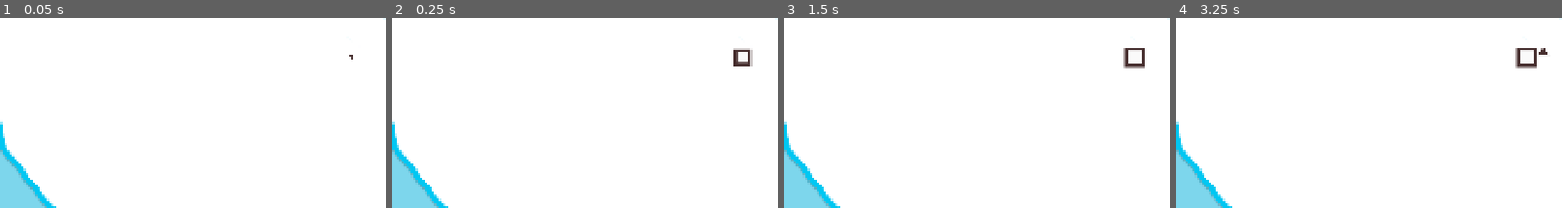
Above: before the commit, frames 1-4 (left to right).
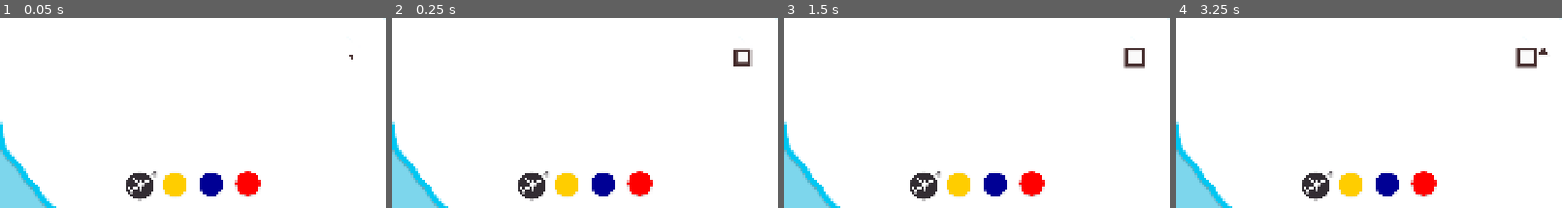
Above: after the commit, the same moments.

Repository: top-it-090304/Holding-Pattern
Game: Godot game, scene res://scene/Main.tscn
Two runs of this game, one before a commit and one after it. Both use one fixed random seed, a clock stepped at 60 frames per second and the inputs below.
Inputs (mouse positions are % of the whole screen's width and height, from its top left):
- Up to frame 1 (0.05 s): no input
- Up to frame 2 (0.25 s): no input
- Up to frame 3 (1.5 s): click (45, 94) at 0.52 s; click (49, 94) at 1.27 s
- Up to frame 4 (3.25 s): click (54, 94) at 2.02 s; click (45, 94) at 2.77 s
The pictures show only the part of the screen within x 22-72%, y 50-100%; the shares and areas given below are measured in that part.

The runs differ from the first frame. In frame 1, 2.7% of the frame differs, in the area x 32-68%, y 80-97%; in frame 2, 2.7%; in frame 3, 2.7%; in frame 4, 2.7%.

Commit message:
UI: update in main

Diff:
--- a/scene/Main.tscn
+++ b/scene/Main.tscn
@@ -35,13 +35,15 @@
 wait_time = 24.0
 autostart = true
 
-[node name="YellowButton" type="Button" parent="." unique_id=1877033529]
+[node name="UI" type="CanvasLayer" parent="." unique_id=1579573212]
+
+[node name="YellowButton" type="Button" parent="UI" unique_id=1877033529]
 modulate = Color(1, 1, 0, 1)
 texture_filter = 6
-offset_left = 1056.0
-offset_top = 878.0
-offset_right = 1255.1267
-offset_bottom = 1077.1267
+offset_left = 826.0
+offset_top = 906.9999
+offset_right = 1025.1267
+offset_bottom = 1106.1267
 scale = Vector2(0.36157924, 0.36157924)
 toggle_mode = true
 button_pressed = true
@@ -50,14 +52,15 @@
 icon = ExtResource("3_mnmej")
 flat = true
 expand_icon = true
-
-[node name="BlueButton" type="Button" parent="." unique_id=1888030756]
+metadata/_edit_use_anchors_ = true
+
+[node name="BlueButton" type="Button" parent="UI" unique_id=1888030756]
 modulate = Color(0, 0, 1, 1)
 texture_filter = 6
-offset_left = 1147.0
-offset_top = 874.0
-offset_right = 1334.4795
-offset_bottom = 1061.4795
+offset_left = 916.00006
+offset_top = 906.0
+offset_right = 1103.4795
+offset_bottom = 1093.4795
 scale = Vector2(0.38400003, 0.38400003)
 toggle_mode = true
 action_mode = 0
@@ -66,13 +69,13 @@
 flat = true
 expand_icon = true
 
-[node name="RedButton" type="Button" parent="." unique_id=1218500919]
+[node name="RedButton" type="Button" parent="UI" unique_id=1218500919]
 modulate = Color(1, 0, 0, 1)
 texture_filter = 6
-offset_left = 1234.0
-offset_top = 878.0
-offset_right = 1424.2109
-offset_bottom = 1060.4998
+offset_left = 1006.0003
+offset_top = 906.00006
+offset_right = 1196.2112
+offset_bottom = 1088.4998
 scale = Vector2(0.4, 0.4)
 toggle_mode = true
 action_mode = 0
@@ -81,18 +84,18 @@
 flat = true
 expand_icon = true
 
-[node name="CountFly" type="TextureRect" parent="." unique_id=1910985803]
-texture_filter = 6
-offset_left = 974.0
-offset_top = 874.0
-offset_right = 1045.0
-offset_bottom = 945.0
+[node name="CountFly" type="TextureRect" parent="UI" unique_id=1910985803]
+texture_filter = 6
+offset_left = 735.0
+offset_top = 910.0
+offset_right = 806.0
+offset_bottom = 981.0
 mouse_filter = 0
 texture = ExtResource("6_eik88")
 expand_mode = 1
 script = ExtResource("7_s5yxy")
 
-[node name="TexturePlaneGhost" type="TextureRect" parent="." unique_id=1382701883]
+[node name="TexturePlaneGhost" type="TextureRect" parent="UI" unique_id=1382701883]
 visible = false
 offset_left = 2871.0
 offset_top = -344.0
@@ -100,16 +103,18 @@
 offset_bottom = -284.0
 texture = ExtResource("8_eik88")
 
-[node name="CountPlaneZero" type="TextureRect" parent="." unique_id=28308419]
-offset_right = 40.0
-offset_bottom = 40.0
+[node name="CountPlaneZero" type="TextureRect" parent="UI" unique_id=28308419]
+offset_left = -71.0
+offset_top = -260.0
+offset_right = -31.0
+offset_bottom = -220.0
 metadata/_edit_use_anchors_ = true
 
-[node name="CountPlane" type="Label" parent="." unique_id=328349660]
-offset_left = 861.0
-offset_top = 894.0
-offset_right = 881.0
-offset_bottom = 917.0
+[node name="CountPlane" type="Label" parent="UI" unique_id=328349660]
+offset_left = 800.0
+offset_top = 898.0
+offset_right = 820.0
+offset_bottom = 930.0
 label_settings = SubResource("LabelSettings_pnqar")
 script = ExtResource("9_pnqar")
 
@@ -236,6 +241,6 @@
 zoom = Vector2(1.9, 1.9)
 
 [connection signal="timeout" from="Timer" to="." method="_on_spawn_timer_timeout"]
-[connection signal="toggled" from="YellowButton" to="." method="_on_yb_toggled"]
-[connection signal="toggled" from="BlueButton" to="." method="_on_bb_toggled"]
-[connection signal="toggled" from="RedButton" to="." method="_on_rb_toggled"]
+[connection signal="toggled" from="UI/YellowButton" to="." method="_on_yb_toggled"]
+[connection signal="toggled" from="UI/BlueButton" to="." method="_on_bb_toggled"]
+[connection signal="toggled" from="UI/RedButton" to="." method="_on_rb_toggled"]
--- a/scripts/Airport.gd
+++ b/scripts/Airport.gd
@@ -63,7 +63,7 @@
 		var progress = current_time / max_time
 		var danger_radius = 20.0
 		var danger_color = Color(0.553, 0.553, 0.553, 0.78)
-		draw_arc(Vector2.ZERO, danger_radius, -PI/2, -PI/2 + (TAU * progress), 32, danger_color, 22.0, true)
+		draw_arc(Vector2.ZERO, danger_radius, -PI/2, -PI/2 + (TAU * progress), 64, danger_color, 22.0, true)
 
 
 func spawn_animation():
--- a/scripts/Main.gd
+++ b/scripts/Main.gd
@@ -182,6 +182,8 @@
 func game_over(_failed_airport):
 	print("stop")
 	get_tree().paused = true
+	$UI.visible = false
+
 	camera.process_mode = Node.PROCESS_MODE_ALWAYS
 	var tween = create_tween().set_pause_mode(Tween.TWEEN_PAUSE_PROCESS)
 	tween.set_trans(Tween.TRANS_CUBIC).set_ease(Tween.EASE_OUT)
Binary file changed: objects/Button_blue.png
Binary file changed: objects/Button_red.png
Binary file changed: objects/Button_yellow.png
Binary file added: objects/Man.png
Not shown, added: objects/Man.png.import
